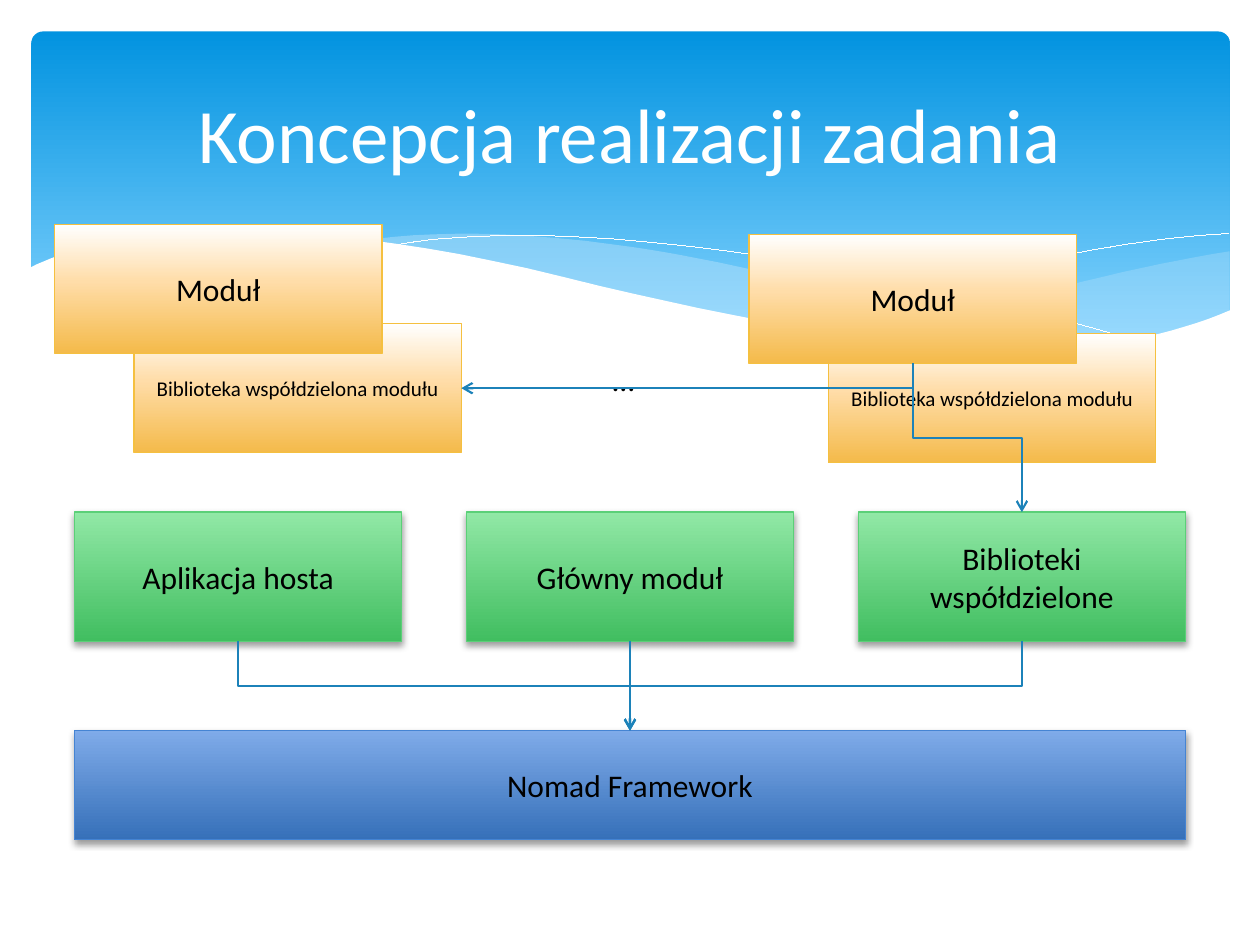
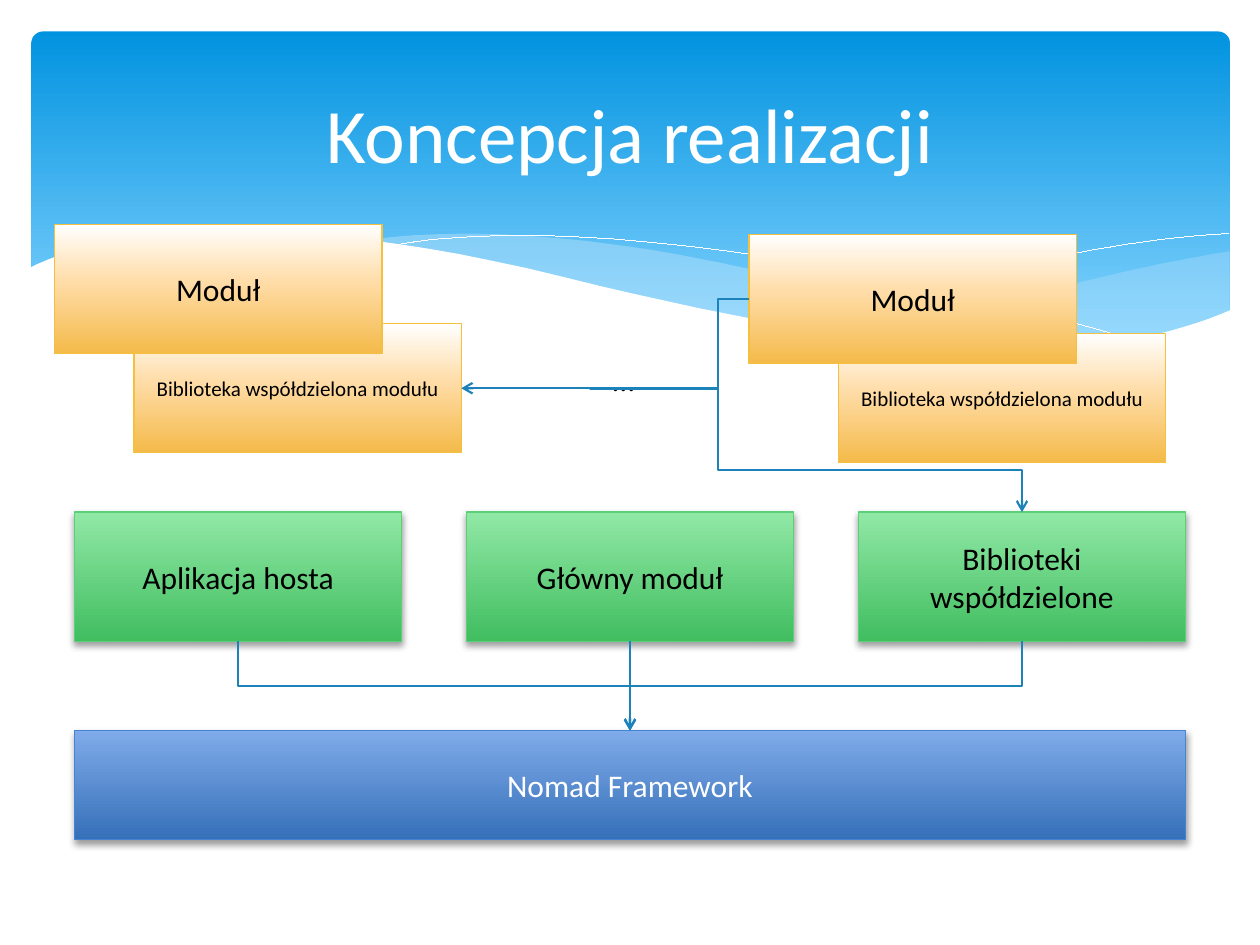
Before and after one commit to psla/Nomad, a slide deck: slide 8 of DiplomaSeminar/Presentation/Nomad.pptx (slide 7 before the commit). Drawn at 1260x945 pixels with LibreOffice and Linux fonts; fonts in the diff are those of the drawing. Boxes give left, top, right and bottom in pixels: in the first picture for what was removed or moved away, otherwise in the second. Text is boxed around its words. In the diff, an @@ line names an element or a change of style, - is before the commit and + after.

```diff
--- a/DiplomaSeminar/Presentation/Nomad.pptx
+++ b/DiplomaSeminar/Presentation/Nomad.pptx
@@ title at (326,109,933,177): text changed @@
-Koncepcja realizacji zadania
+Koncepcja realizacji
@@ elbow arrow moved from (912, 363) - (1022, 512) to (748, 299) - (1022, 512) @@
@@ rectangle "Biblioteka współdzielona modułu": place and size @@
-rectangle "Biblioteka współdzielona modułu" at (828,334,1155,462)
+rectangle "Biblioteka współdzielona modułu" at (838,334,1166,462)
@@ elbow arrow moved from (912, 363) - (461, 388) to (719, 388) - (461, 388) @@
@@ rectangle "Nomad Framework" at (74,731,1186,840): text colour #000000 to #FFFFFF @@
```
Also in this commit, not shown: 21 other slides changed, 5 slides added, 4 slides removed, 3 other files.
